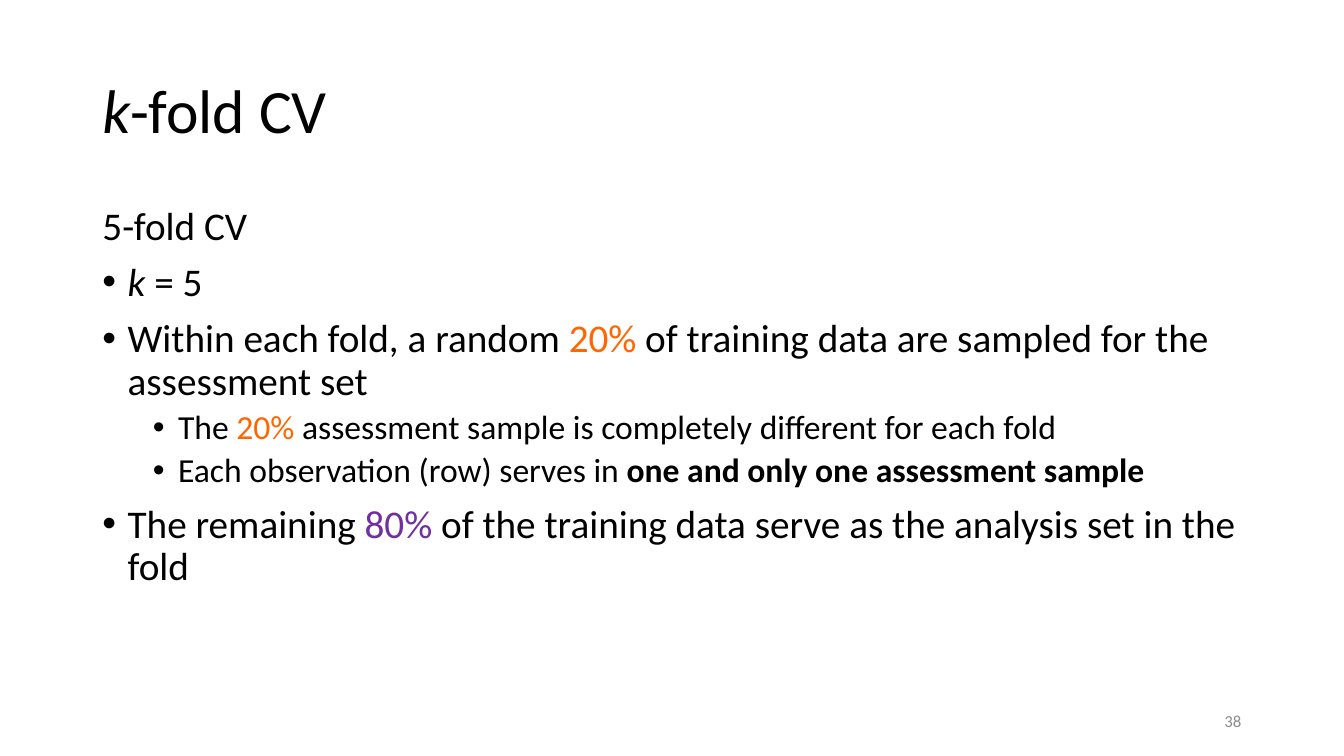
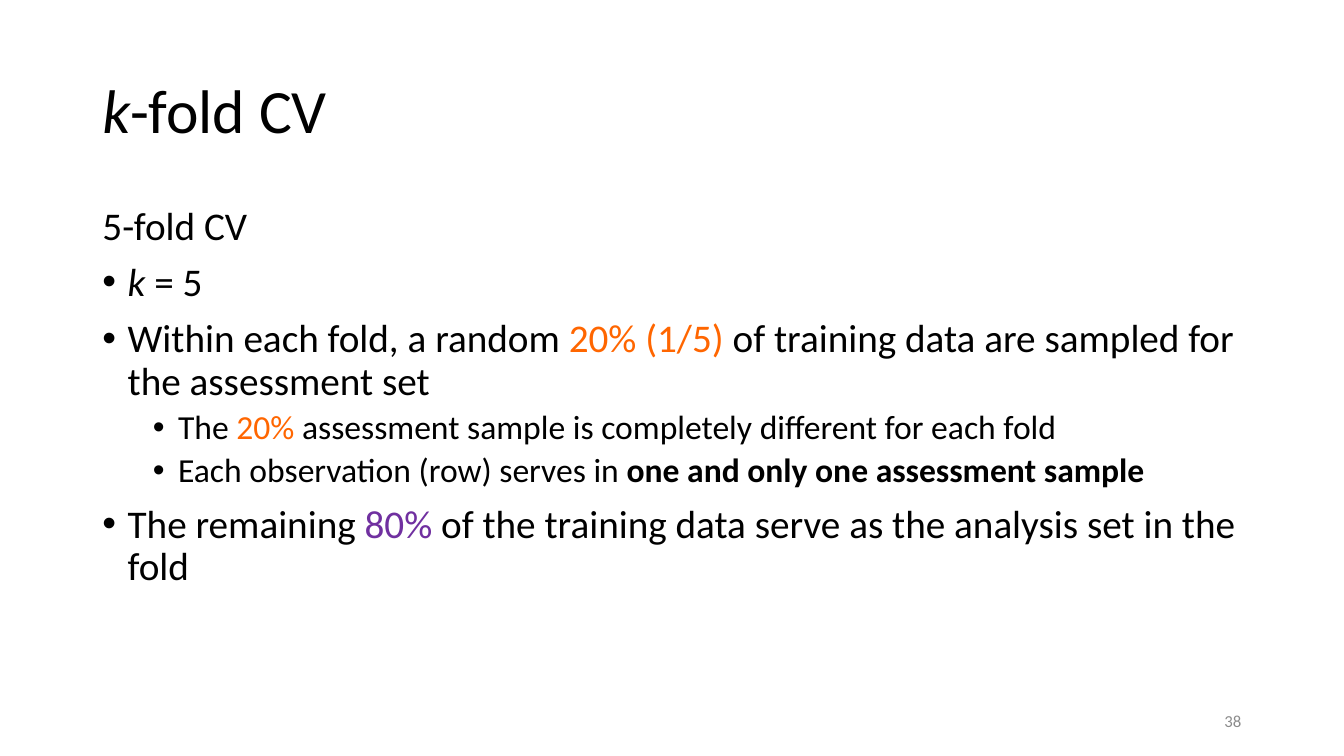
Before and after one commit to karlenaochoa/c4-ml-2020, a slide deck: slide 38 of slides/w2p1-bias-variance-resampling/w2p1.pptx. Drawn at 1344x756 pixels with LibreOffice and Linux fonts; fonts in the diff are those of the drawing. Boxes give left, top, right and bottom in pixels: in the first picture for what was removed or moved away, otherwise in the second. Text is boxed around its words. In the diff, an @@ line names an element or a change of style, - is before the commit and + after.

```diff
--- a/slides/w2p1-bias-variance-resampling/w2p1.pptx
+++ b/slides/w2p1-bias-variance-resampling/w2p1.pptx
@@ text at (128,323,1233,396): text changed @@
-• Within each fold, a random 20% of training data are sampled for the assessment set
+• Within each fold, a random 20% (1/5) of training data are sampled for the assessment set
```
Also in this commit, not shown: 8 other slides changed, 1 other file.
